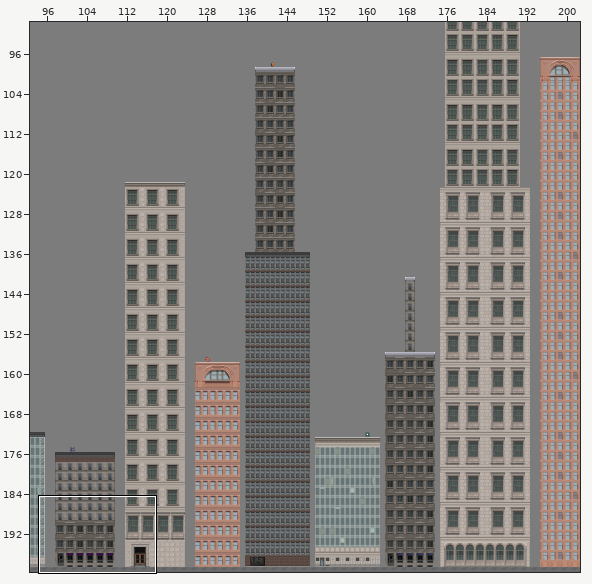
One commit to this Tiled map (JSON): City.tmj. The first picture is a wide view before the edit; the outline marks the close-up.
Close-up. Before:
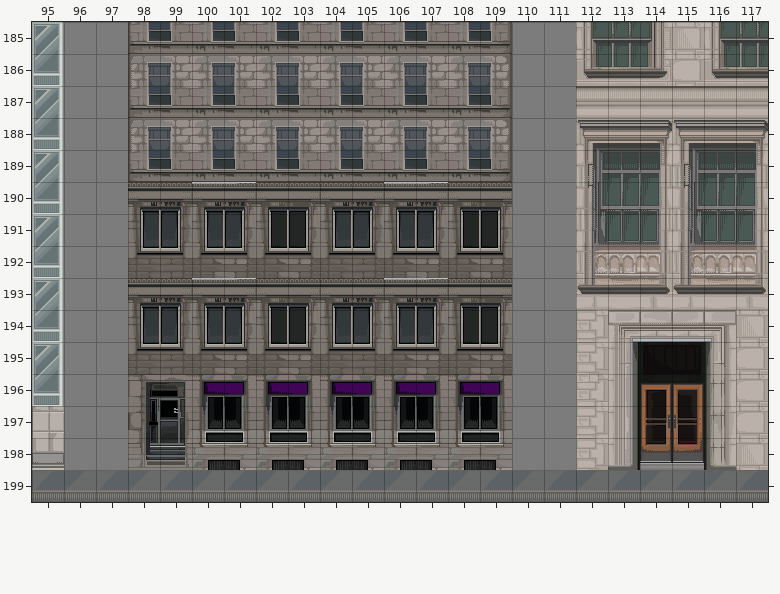
Cells are 32x32 px. Shown: x 95..117, y 185..199. The commit also changed other parts of the map, which this record leaves out.
After the commit:
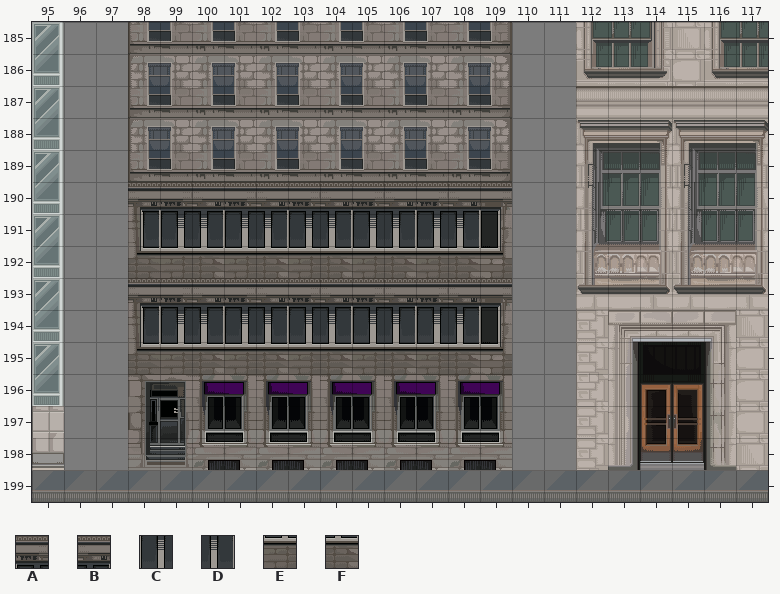
Key: from "CityTilesMain2": A 438, B 439, C 454, D 455, E 470, F 471.
_ is an empty cell.
What changed:
Layer "City Overlay":
There is now tile A in row 190 at x 99, 101, 103, 105 and 107; in row 193 at x 99, 101, 103, 105 and 107.
There is now tile B in row 190 at x 100, 102, 104, 106 and 108; in row 193 at x 100, 102, 104, 106 and 108.
There is now tile C in row 191 at x 99, 101, 103, 105 and 107; in row 194 at x 99, 101, 103, 105 and 107.
There is now tile D in row 191 at x 100, 102, 104, 106 and 108; in row 194 at x 100, 102, 104, 106 and 108.
There is now tile E in row 192 at x 99, 101, 103, 105 and 107; in row 195 at x 99, 101, 103, 105 and 107.
There is now tile F in row 192 at x 100, 102, 104, 106 and 108; in row 195 at x 100, 102, 104, 106 and 108.
Pixel boxes of the changes (left, top, right, bottom) in both close-ups:
added: (178, 182, 480, 374)
